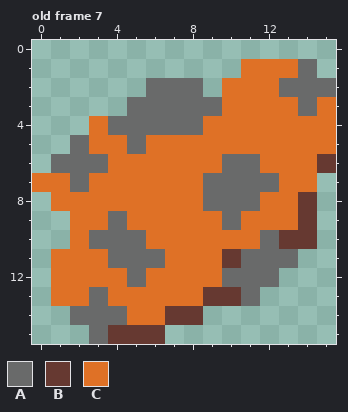
Pixel-art file: Assets/Icons.aseprite. The first picture shows the starting point.
16x16 pixels, 17 frames. Colours within 5 levels of each other are drawn and written as one. Shown: old frame 7. The commit also changed other frames, which this record leaves out.
Visible layers, top first: "First", "Second".
Palette (. is transparent): A #696a6a  B #663931  C #df7126
Pixels before, old frame 7, first column x 0:
 1 ...........CCCA.
 2 ......AAA.CCCAAA
 3 .....AAAAACCCCAC
 4 ...CAAAAACCCCCCC
 5 ..ACCACCCCCCCCCC
 6 .AAACCCCCCAACCCB
 7 CCACCCCCCAAAACC.
 8 .CCCCCCCCAAACCB.
 9 ..CCACCCCCACCCB.
10 ..CAAACCCCCCABB.
11 .CCCAAACCCBAAA..
12 .CCCCACCCCAAA...
13 .CCACCCCCBBA....
14 ..AAACCBB.......
15 ...ABBB.........
After:
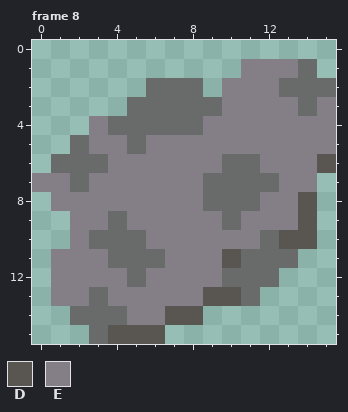
Colours new in this view: D #595652  E #847e87
A new or re-ordered frame is compared with the old frame closest to it.
From old to new:
frames 17 -> 21
Changed rows in their new state; - is an unchanged pixel.
Frame 8 is new; against old frame 7, layer "First":
first column x 0:
 1 -----------EEE--
 2 ----------EEE---
 3 ----------EEEE-E
 4 ---E-----EEEEEEE
 5 ---EE-EEEEEEEEEE
 6 ----EEEEEE--EEED
 7 EE-EEEEEE----EE-
 8 -EEEEEEEE---EED-
 9 --EE-EEEEE-EEED-
10 --E---EEEEEE-DD-
11 -EEE---EEED-----
12 -EEEE-EEEE------
13 -EE-EEEEEDD-----
14 -----EEDD-------
15 ----DDD---------
